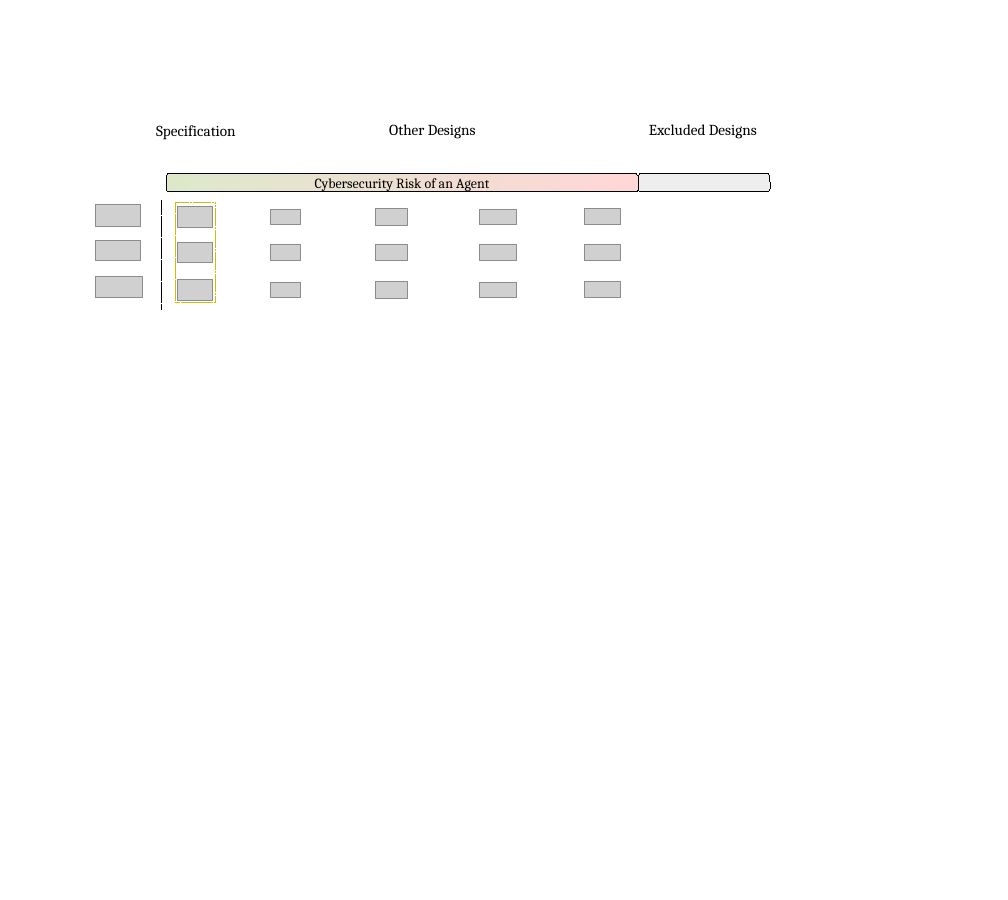
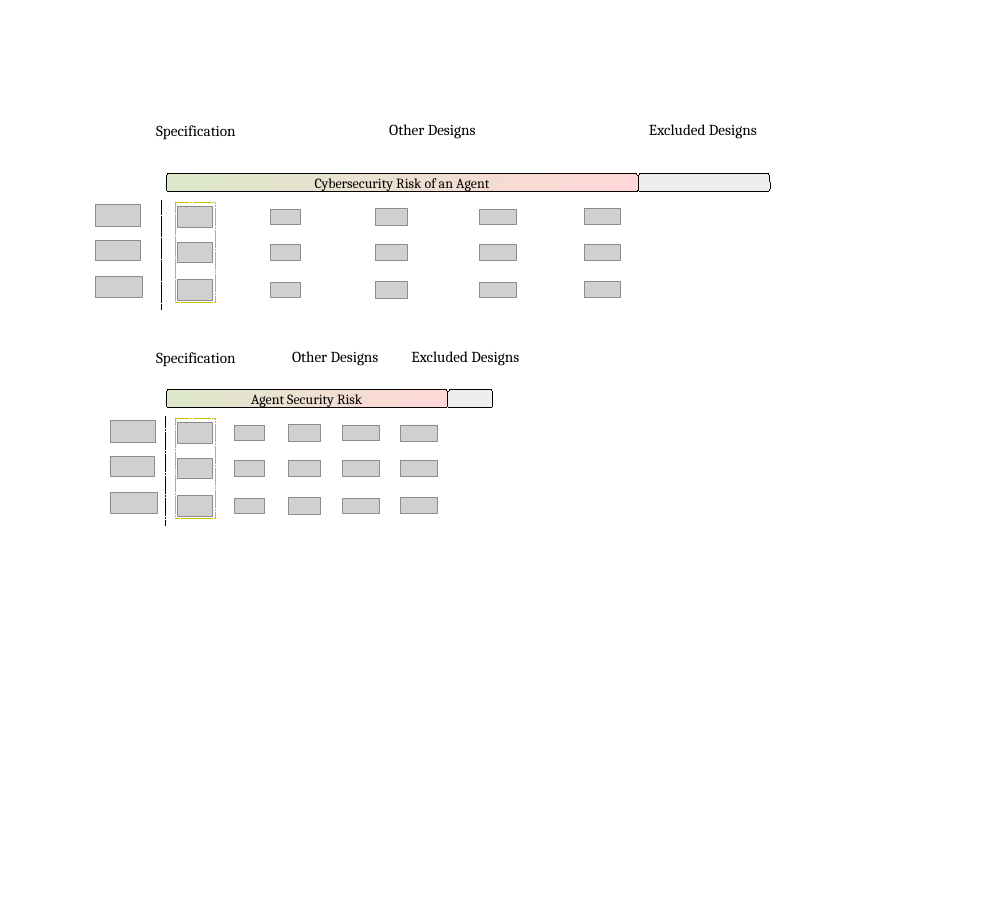
Before and after one commit to v-research/cybersecurity, a slide deck: slide 8 of reports/cimss_2022/images/v-research_images_v1.0.odp (slide 7 before the commit). Drawn at 1008x900 pixels with LibreOffice and Linux fonts; fonts in the diff are those of the drawing; grey boxes stand for pictures. Boxes give left, top, right and bottom in pixels: in the first picture for what was removed or moved away, otherwise in the second. Text is boxed around its words. In the diff, an @@ line names an element or a change of style, - is before the commit and + after.

```diff
--- a/reports/cimss_2022/images/v-research_images_v1.0.odp
+++ b/reports/cimss_2022/images/v-research_images_v1.0.odp
@@ text added at (x1=156, y1=352, x2=236, y2=367), 12 pt, text #000000 @@
+Specification
@@ text added at (x1=292, y1=351, x2=379, y2=366), 12 pt, text #000000 @@
+Other Designs
@@ text added at (x1=411, y1=351, x2=519, y2=366), 12 pt, text #000000 @@
+Excluded Designs
@@ rounded rectangle added at (x1=166, y1=390, x2=448, y2=408), fill gradient #DDE8CB to #FFD7D7, outline #000000 0 pt, 11 pt, text #000000 @@
+Agent Security Risk
@@ line added from (166, 416) to (166, 526), #000000 0 pt @@
@@ rectangle added at (x1=176, y1=419, x2=216, y2=520), outline #CCBE00 0 pt @@
@@ rounded rectangle added at (x1=448, y1=390, x2=494, y2=408), fill #EEEEEE, outline #000000 0 pt @@
@@ picture added at (x1=110, y1=421, x2=155, y2=444) @@
@@ picture added at (x1=177, y1=423, x2=212, y2=443) @@
@@ picture added at (x1=235, y1=425, x2=264, y2=441) @@
@@ picture added at (x1=289, y1=424, x2=321, y2=441) @@
@@ picture added at (x1=343, y1=425, x2=380, y2=441) @@
@@ picture added at (x1=401, y1=425, x2=437, y2=442) @@
@@ picture added at (x1=110, y1=456, x2=155, y2=477) @@
@@ picture added at (x1=177, y1=458, x2=212, y2=478) @@
@@ picture added at (x1=235, y1=461, x2=264, y2=477) @@
@@ picture added at (x1=289, y1=460, x2=321, y2=477) @@
@@ picture added at (x1=343, y1=461, x2=380, y2=477) @@
@@ picture added at (x1=401, y1=461, x2=437, y2=477) @@
@@ picture added at (x1=110, y1=492, x2=157, y2=513) @@
@@ picture added at (x1=177, y1=496, x2=212, y2=516) @@
@@ picture added at (x1=235, y1=499, x2=264, y2=514) @@
@@ picture added at (x1=289, y1=498, x2=321, y2=514) @@
@@ picture added at (x1=343, y1=499, x2=380, y2=514) @@
@@ picture added at (x1=401, y1=498, x2=437, y2=514) @@
```
Also in this commit, not shown: 1 other slide changed, 1 slide added, 7 other files.
